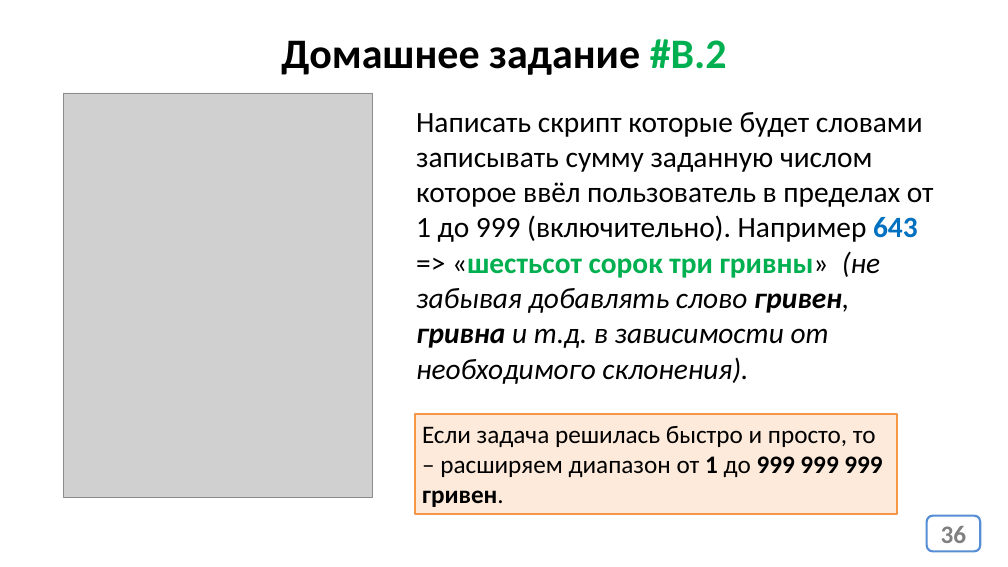
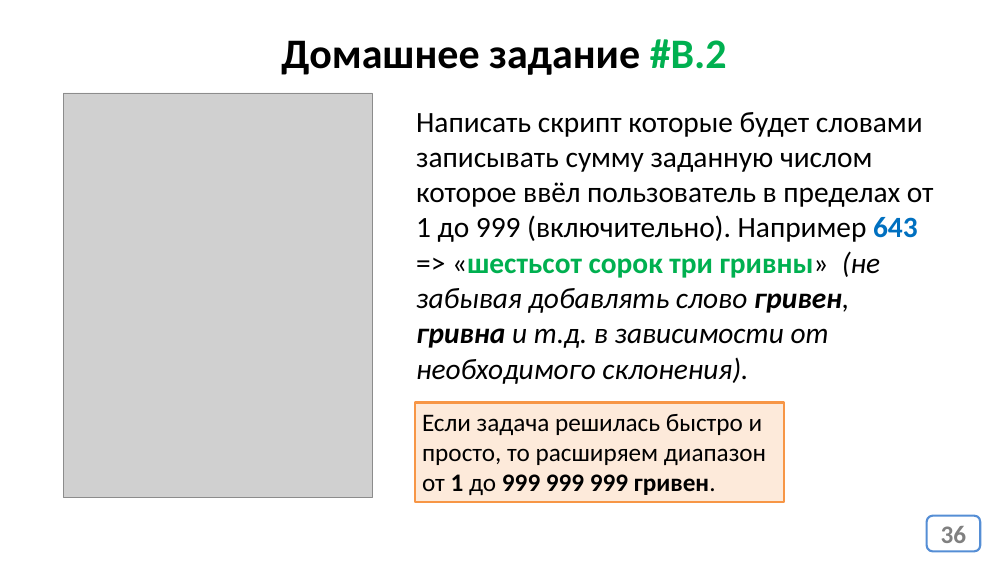
Before and after one commit to js-14-ort-dnipro/lesson02, a slide deck: slide 36 of lesson02.pptx. Drawn at 1008x567 pixels with LibreOffice and Linux fonts; fonts in the diff are those of the drawing; grey boxes stand for pictures. Boxes give left, top, right and bottom in pixels: in the first picture for what was removed or moved away, otherwise in the second. Text is boxed around its words. In the diff, an @@ line names an element or a change of style, - is before the commit and + after.

```diff
--- a/lesson02.pptx
+++ b/lesson02.pptx
@@ rectangle "Если задача решилась быстро и ...": place and size @@
-rectangle "Если задача решилась быстро и ..." at (415, 414, 898, 513)
+rectangle "Если задача решилась быстро и ..." at (415, 402, 784, 501)
@@ text in rectangle at (422, 414, 766, 495): text changed @@
-Если задача решилась быстро и просто, то – расширяем диапазон от 1 до 999 999 999 гривен.
+Если задача решилась быстро и просто, то расширяем диапазон от 1 до 999 999 999 гривен.
```
Also in this commit, not shown: 3 other slides changed, 1 other file.
